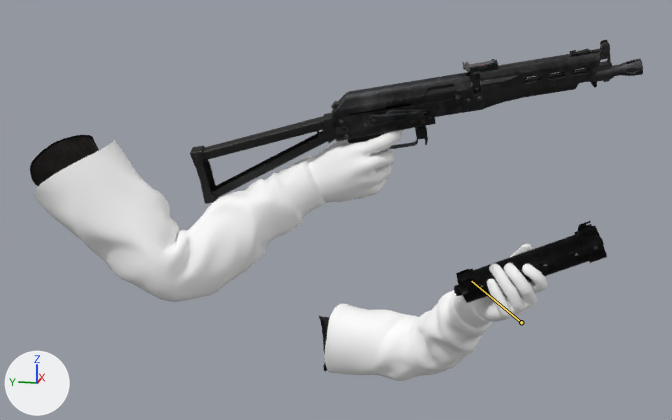
Before and after pictures for a commit that changed the FBX model Assets/ArmsWeapons/Bizon/Yasmim1PessoaBizon.fbx.
Camera for both pictures: a 50 mm lens placed at (-2.371, 0.202, 0.5), pointed at (0.087, 0.693, -0.114). The lights are fixed; the arrows at lower left show +X, +Y and +Z. Both versions are drawn at frame 44 of the action 'Armature|Bizon_All'; the numbers are the values there. The bones that change are drawn over the model as lines.

In view in the first picture: 'Bizon', 'CarregadorBizon', 'JaquetaF01', 'armmesh'.
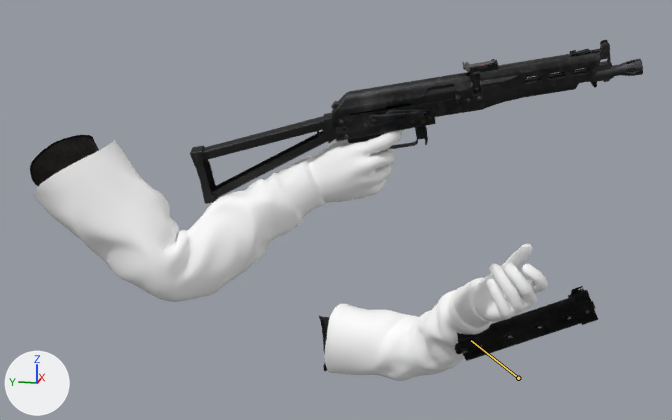
Commit message: update: Bizon

What the commit changed:
Bone 'Bone.045' (bone_bone_045) moves from (0.212, -1.185, -0.413) to (0.341, -1.722, -0.716).

Changed parts and their boxes [x1, y1, x2, y2] in the pictures (672 x 420 px):
'CarregadorBizon', posed (6% narrower, 8% shorter)
    before: [454, 221, 607, 303]
    after: [455, 286, 598, 361]
bone 'Bone.045', root to tip
    before: (521, 322) to (471, 281)
    after: (518, 378) to (471, 340)
